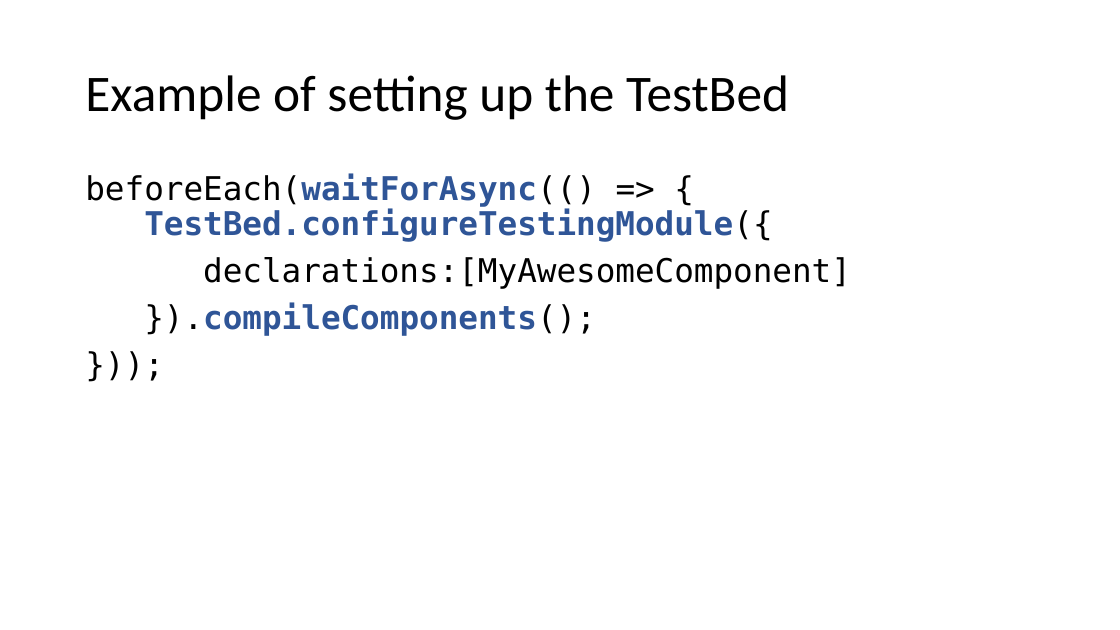
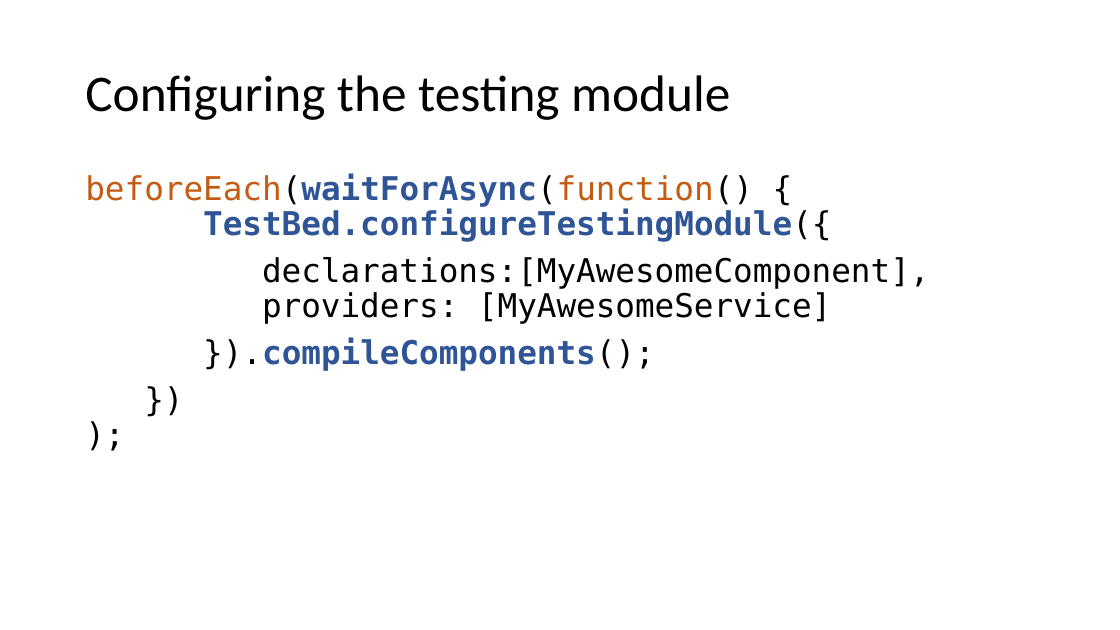
Before and after one commit to cebartling/test-driven, a slide deck: slide 4 of presentations/Introduction to Angular Unit Testing.pptx. Drawn at 1120x630 pixels with LibreOffice and Linux fonts; fonts in the diff are those of the drawing. Boxes give left, top, right and bottom in pixels: in the first picture for what was removed or moved away, otherwise in the second. Text is boxed around its words. In the diff, an @@ line names an element or a change of style, - is before the commit and + after.

Commit message:
Updates to Angular unit testing presentation

```diff
--- a/presentations/Introduction to Angular Unit Testing.pptx
+++ b/presentations/Introduction to Angular Unit Testing.pptx
@@ title at box(85, 75, 730, 120): text changed @@
-Example of setting up the TestBed
+Configuring the testing module
@@ text at box(85, 173, 930, 371): spaces changed @@
-}));
+})
+);
@@ text at box(85, 173, 930, 324): text changed @@
-beforeEach(waitForAsync(() => {
-TestBed.configureTestingModule({
-declarations:[MyAwesomeComponent]
+beforeEach(waitForAsync(function() {
+TestBed.configureTestingModule({
+declarations:[MyAwesomeComponent],
+providers: [MyAwesomeService]
```
Also in this commit, not shown: 11 other slides changed, 4 slides removed.
